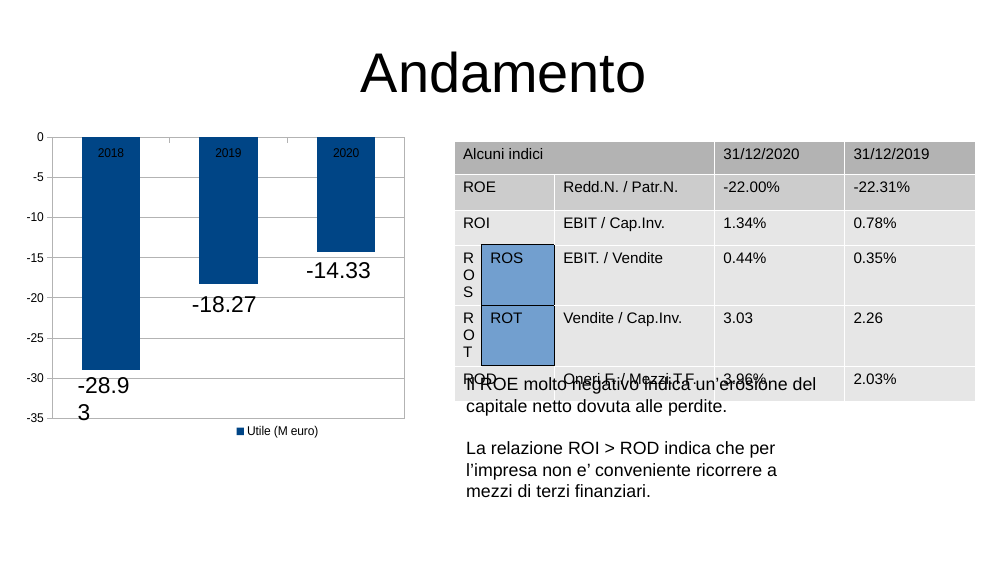
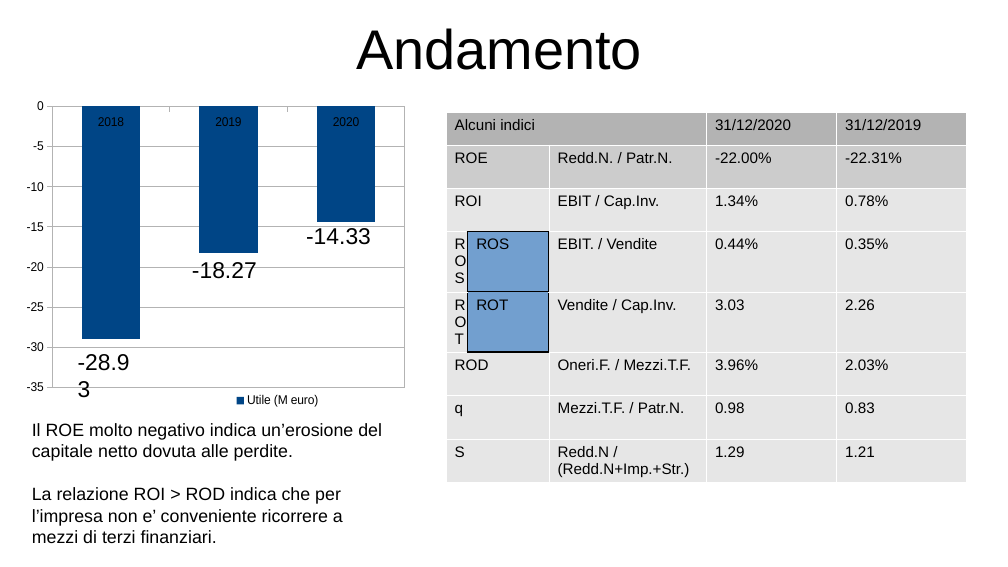
Before and after one commit to Censacrof/naturasi-pw-eoa, a slide deck: slide 1 of bozza_andamento.pptx. Drawn at 1008x567 pixels with LibreOffice and Linux fonts; fonts in the diff are those of the drawing. Boxes give left, top, right and bottom in pixels: in the first picture for what was removed or moved away, otherwise in the second. Text is boxed around its words. In the diff, an @@ line names an element or a change of style, - is before the commit and + after.

```diff
--- a/bozza_andamento.pptx
+++ b/bozza_andamento.pptx
@@ title "Andamento": place and size @@
-title "Andamento" at <box>361,51,647,93</box>
+title "Andamento" at <box>356,28,642,70</box>
@@ column chart: place and size @@
-column chart at <box>27,117,503,442</box>
+column chart at <box>27,87,503,412</box>
@@ table at <box>445,113,967,481</box> @@
+row 7: q |  | Mezzi.T.F. / Patr.N. | 0.98 | 0.83
+row 8: S |  | Redd.N / (Redd.N+Imp.+Str.) | 1.29 | 1.21
@@ table: place and size @@
-table at <box>455,142,976,421</box>
+table at <box>445,113,967,481</box>
@@ text "-14.33": place and size @@
-text "-14.33" at <box>306,262,371,279</box>
+text "-14.33" at <box>306,226,371,245</box>
@@ text "-18.27": place and size @@
-text "-18.27" at <box>192,296,257,313</box>
+text "-18.27" at <box>192,262,257,279</box>
@@ text "-28.93": place and size @@
-text "-28.93" at <box>78,377,130,394</box>
+text "-28.93" at <box>78,354,130,371</box>
@@ text "Il ROE molto negativo indica ...": place and size @@
-text "Il ROE molto negativo indica ..." at <box>466,377,817,497</box>
+text "Il ROE molto negativo indica ..." at <box>32,423,382,543</box>
```
Also in this commit, not shown: 1 other file.
